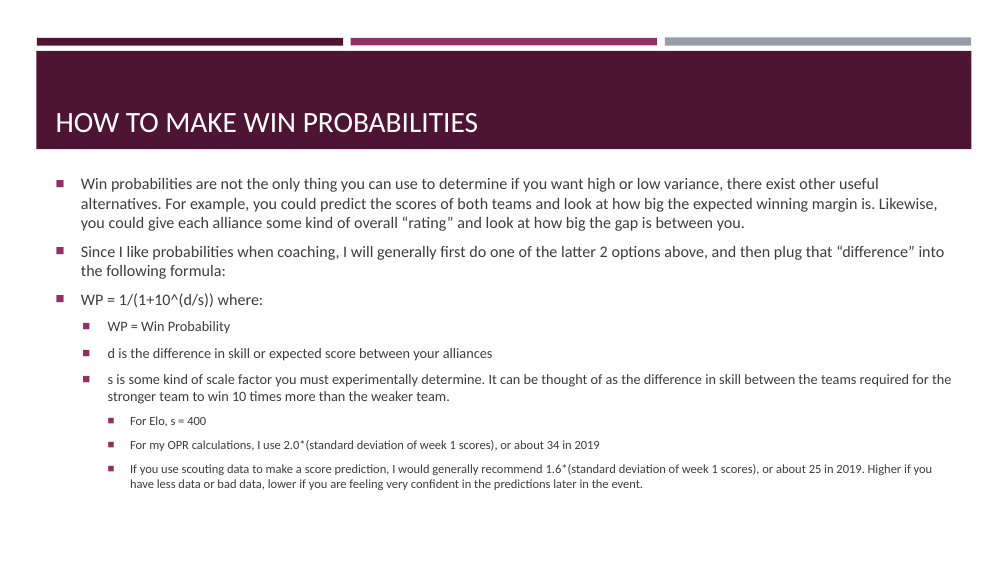
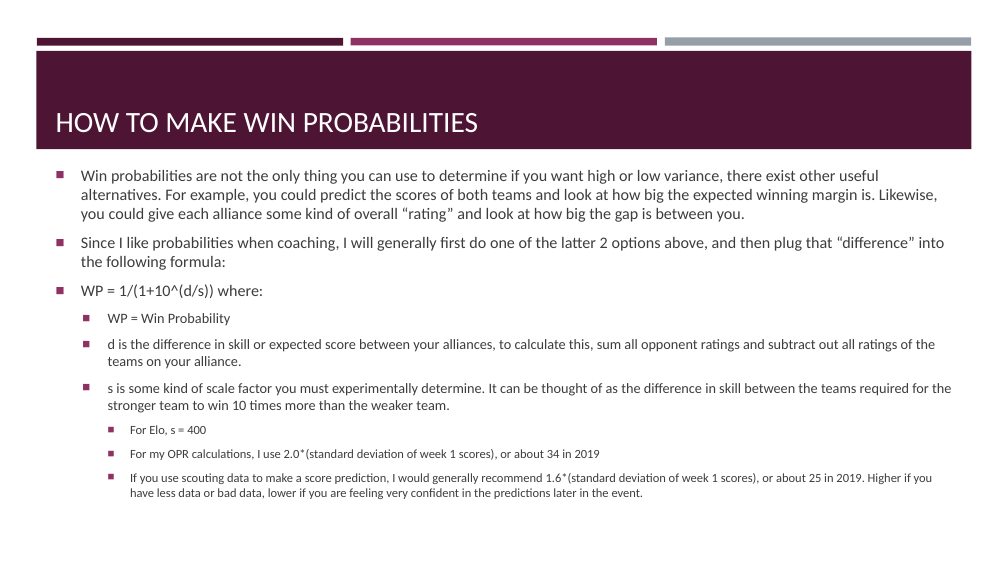
Before and after one commit to inkling16/Presentations, a slide deck: slide 19 of Statistics In FRC - FIRST Bootcamp 2019.pptx. Drawn at 1008x567 pixels with LibreOffice and Linux fonts; fonts in the diff are those of the drawing. Boxes give left, top, right and bottom in pixels: in the first picture for what was removed or moved away, otherwise in the second. Text is boxed around its words. In the diff, an @@ line names an element or a change of style, - is before the commit and + after.

```diff
--- a/Statistics In FRC - FIRST Bootcamp 2019.pptx
+++ b/Statistics In FRC - FIRST Bootcamp 2019.pptx
@@ text at [108,339,935,369]: text changed @@
-  ■ d is the difference in skill or expected score between your alliances
+  ■ d is the difference in skill or expected score between your alliances, to calculate this, sum all opponent ratings and subtract out all ratings of the teams on your alliance.
```
Also in this commit, not shown: 10 other slides changed.
